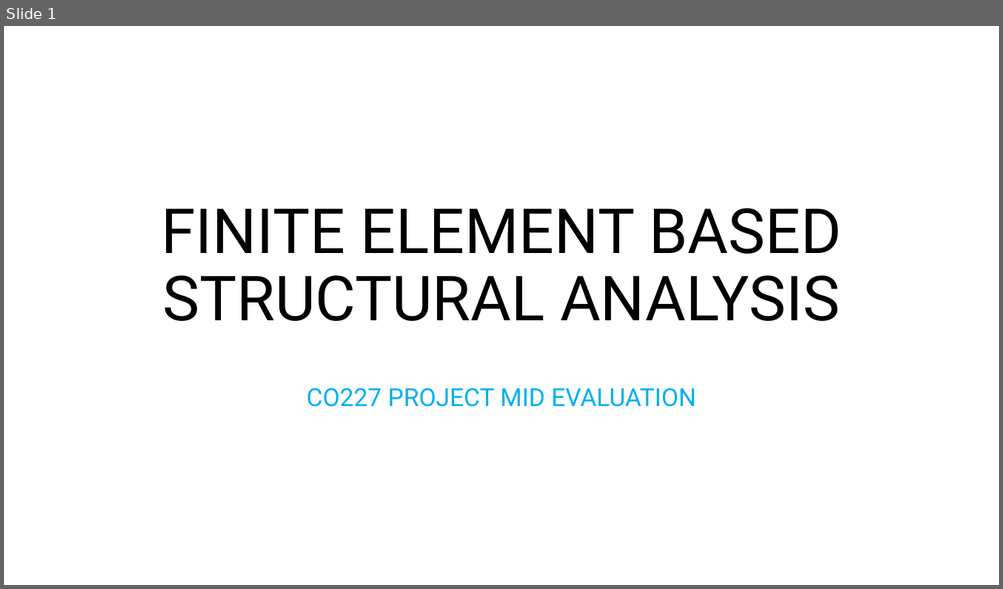
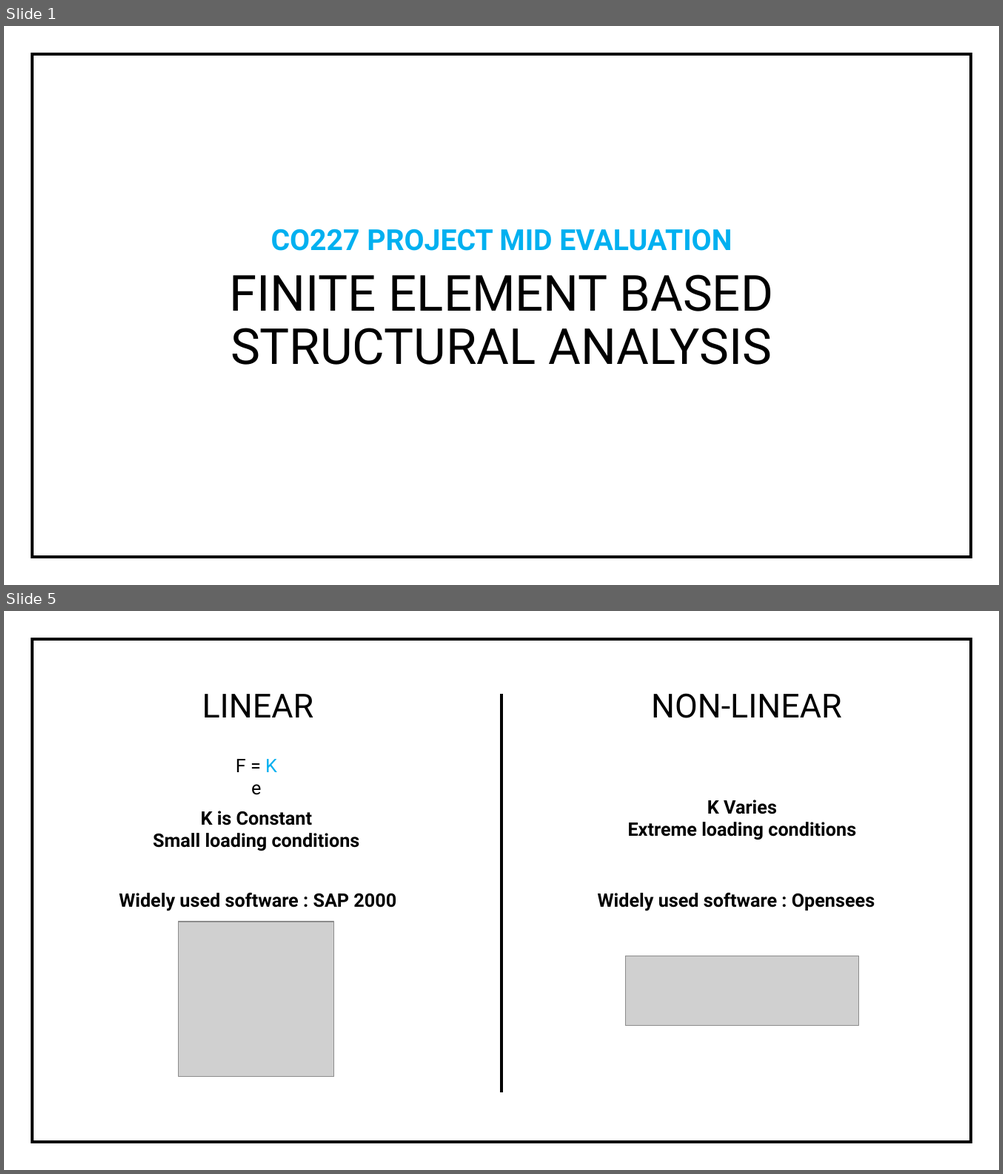
Before and after one commit to imsuneth/FEM, a slide deck: Documentations/Mid evaluation presentation/FINITE ELEMENT BASED STRUCTURAL ANALYSIS.pptx. Shown one above the other, each under a label of ours: slide 1 before the commit, slides 1 and 5 after it; the slides between them are not shown. The pictures are 1003x589 and 1003x1174 pixels, drawn with LibreOffice and Linux fonts; fonts in the diff are those of the drawing; grey boxes stand for pictures. Boxes give left, top, right and bottom in pixels: in the first picture for what was removed or moved away, otherwise in the second. Text is boxed around its words. In the diff, an @@ line names an element or a change of style, - is before the commit and + after.

```diff
--- a/Documentations/Mid evaluation presentation/FINITE ELEMENT BASED STRUCTURAL ANALYSIS.pptx
+++ b/Documentations/Mid evaluation presentation/FINITE ELEMENT BASED STRUCTURAL ANALYSIS.pptx
@@ slide 5 added at [4,611,999,1170], background #FFFFFF @@
@@ rectangle added at [32,639,971,1143], outline #000000 3 pt @@
@@ text added at [202,694,314,718], 32 pt, text #000000 @@
+LINEAR
@@ line added from (502, 694) to (502, 1093), #000000 3 pt @@
@@ text added at [651,693,842,718], 32 pt, text #000000 @@
+NON-LINEAR
@@ text added at [236,759,277,795], 18 pt, text #000000 @@
+F = K e
@@ text added at [628,800,856,840], 18 pt, text #000000, bold @@
+K Varies
+Extreme loading conditions
@@ text added at [153,811,360,851], 18 pt, text #000000, bold @@
+K is Constant
+Small loading conditions
@@ text added at [119,893,396,911], 18 pt, text #000000, bold @@
+Widely used software : SAP 2000
@@ text added at [597,893,874,911], 18 pt, text #000000, bold @@
+Widely used software : Opensees
@@ picture added at [179,922,334,1077] @@
@@ picture added at [626,957,859,1027] @@
@@ slide 1 changed as well @@
@@ rectangle added at [32,54,971,558], outline #000000 3 pt @@
@@ text "CO227 PROJECT MID EVALUATION": place and size @@
-text "CO227 PROJECT MID EVALUATION" at [307,388,696,407]
+text "CO227 PROJECT MID EVALUATION" at [271,229,731,251]
@@ text "CO227 PROJECT MID EVALUATION" at [271,229,731,251]: size 24 to 28 pt, bold on @@
@@ text at [229,275,773,365]: text changed; size 60 to 48 pt @@
-FINITE ELEMENT BASED STRUCTURAL ANALYSIS
+FINITE ELEMENT BASED
+STRUCTURAL ANALYSIS
```
Also in this commit, not shown: 14 other slides added, 1 slide removed, 11 other files.
